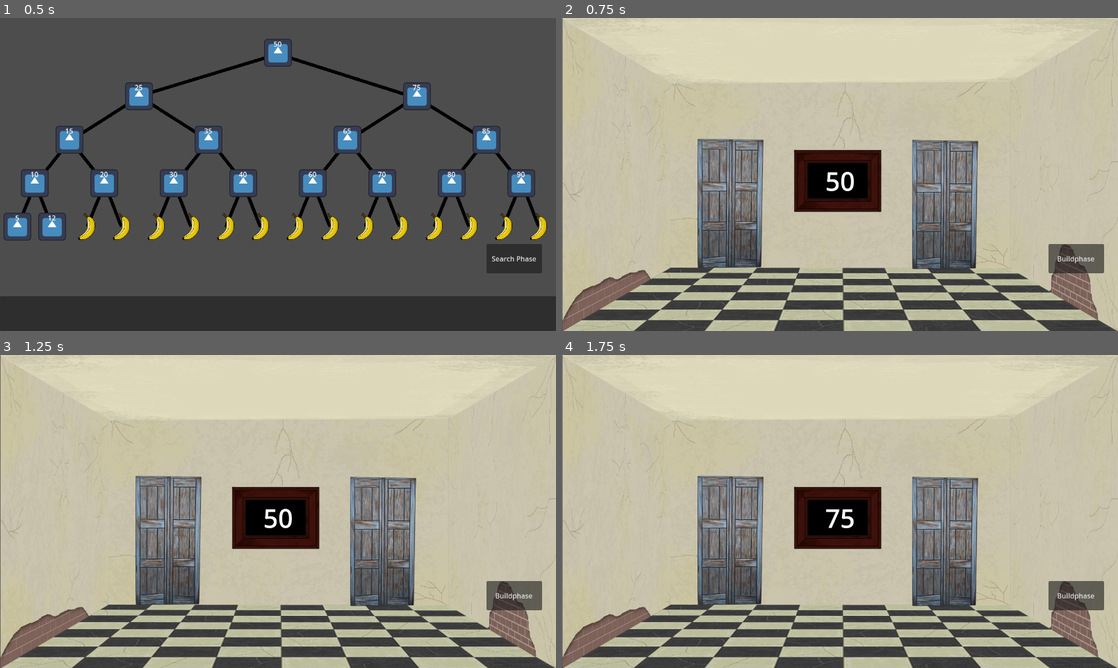
Above: before the commit, frames 1-4 (two rows, left to right).
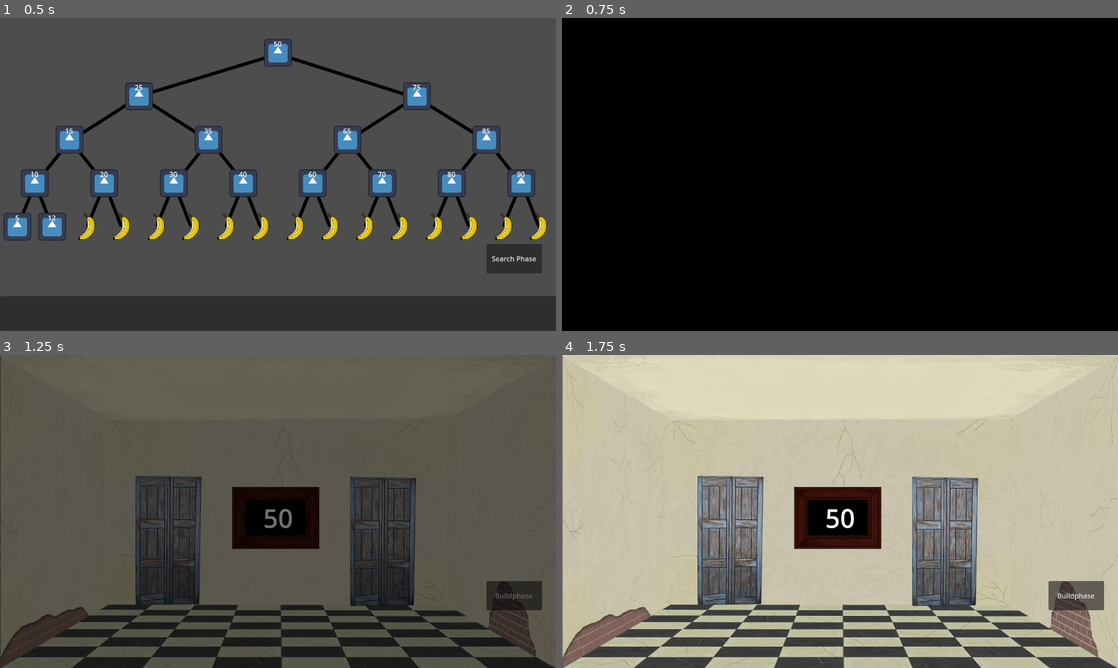
Above: after the commit, the same moments.

Repository: Combativ/AlgoDitTutorial
Game: Godot game, scene res://scenes/main.tscn
Same seed, same stepped clock (60 frames per second), same inputs: the game is played once before the commit and once after it. The engine's default icon, where the game draws it, is replaced by a stand-in: a white triangle on a blue panel in a dark square.
Inputs (mouse positions are in pixels of both pictures, inside the frame that each line leads up to):
- Up to frame 1 (0.5 s): no input
- Up to frame 2 (0.75 s): click "Search Phase" at 0.5 s
- Up to frame 3 (1.25 s): no input
- Up to frame 4 (1.75 s): click (945, 542) at 1.27 s

Frame 1 is identical in both runs. In frame 2, 99% of the frame differs, in the area x 0-100%, y 0-100%; in frame 3, 98%; in frame 4, 0.1%.

Commit message:
transition & randomization
In der Searchphase gibt es nun eine Transition zwischen den Räumen.

Die Raumnummer des destination_room[s] wird random generiert (falls keine fest übergeben wird)

Diff:
--- a/scenes/dialog_system/scripts/dialog_system.gd
+++ b/scenes/dialog_system/scripts/dialog_system.gd
@@ -1,23 +1,22 @@
 extends Node2D
 class_name Dialogsystem
 
-var up: bool 			= false
-var down: bool		 	= false
+var up: bool 				= false
+var down: bool		 		= false
 ##distacne the text_box will travel using slide methods
 @export var distance: int 	= 255
-var counter_up: int 	= self.distance
-var counter_down: int 	= self.distance
+var counter: int 		= self.distance
 ##number of pixels traveled every operation
-@export var speed: int 			= 4
-var location: Mode 		= Mode.NEUTRAL
+@export var speed: int 		= 20
+var location: Mode 			= Mode.NEUTRAL
 
 ##logical switches for animation control
-var working: bool 		= false
-var writing: bool		= false
+var working: bool 			= false
+var writing: bool			= false
 
 ##data for logic of the text_box
-var text: String		= ""
-var index: int			= 0
+var text: String			= ""
+var index: int				= 0
 
 ##status of the position of the text_box
 enum Mode {DOWN, NEUTRAL, UP}
@@ -27,34 +26,35 @@
 func _physics_process(delta: float) -> void:
 	if up && location != Mode.UP:
 		position.y += speed
-		counter_up -= speed
-
+		counter -= speed
 	elif up:
 		up = false
 
-	if counter_up <= 0:
-		counter_up = distance
-		up = !up
+	if up && counter <= 0:
+		counter = distance
+		up = false
 		location += 1
 		working = false
+		#semaphor.post()
 
 	if down && location != Mode.DOWN:
 		position.y -= speed
-		counter_down -= speed
+		counter -= speed
 	elif down:
 		down = false
 
-	if counter_down <= 0:
-		counter_down = distance
-		down = !down
+	if down && counter <= 0:
+		counter = distance
+		down = false
 		location -= 1
 		working = false
+		#semaphor.post()
 
 func _ready() -> void:
-	SignalBus.picture_right_room.connect(slide_down)
-	SignalBus.picture_wrong_room.connect(slide_up)
-
-	SignalBus.picture_right_room.connect(test)
+	#SignalBus.picture_right_room.connect(slide_down)
+	#SignalBus.picture_wrong_room.connect(slide_up)
+	#SignalBus.picture_right_room.connect(test)
+	pass
 
 func _process(delta: float) -> void:
 	if writing:
@@ -62,6 +62,7 @@
 		if self.index == self.text.length()-1:
 			working = false
 			writing = false
+			#semaphor.post()
 
 ####################################################################################################
 
@@ -79,13 +80,13 @@
 
 ##slides up the dialog system
 func slide_up() -> void:
-	await !working
+	#semaphor.wait()
 	working = true
 	self.up = true
 
 ##slides down the dialog system
 func slide_down() -> void:
-	await !working
+	#semaphor.wait()
 	working = true
 	self.down = true
 
@@ -113,7 +114,7 @@
 
 ##writes text in text_box with writing animation
 func write(text: String) -> void:
-	await  !working
+	#semaphor.wait()
 	working = true
 	writing = true
 	clear()
--- a/scenes/main.gd
+++ b/scenes/main.gd
@@ -11,7 +11,7 @@
 	search_phase.get_node("Room")._initialize()
 
 	if(Global.destination_room == null):
-		SearchPhase.create_destination_room()
+		SearchPhase.create_destination_room(true)
 	print("destination_room: ", Global.destination_room.get_number())
 
 	var balanced: bool = Helper.tree_is_balanced(Global.tree_root)
@@ -22,5 +22,6 @@
 	Helper.disable_and_hide_node(search_phase)
 	Helper.enable_and_show_node(build_phase)
 
+
 func get_dialog_system() -> Node2D:
 	return $dialog_system
--- a/scenes/search_phase/scenes/search_phase.tscn
+++ b/scenes/search_phase/scenes/search_phase.tscn
@@ -1,12 +1,14 @@
-[gd_scene load_steps=5 format=3 uid="uid://bqbncjj6167a6"]
+[gd_scene load_steps=6 format=3 uid="uid://bqbncjj6167a6"]
 
 [ext_resource type="Script" path="res://scenes/search_phase/scripts/search_phase.gd" id="1_8hc0f"]
 [ext_resource type="PackedScene" uid="uid://dqlk1wfmnu28x" path="res://scenes/search_phase/scenes/room.tscn" id="1_gbsri"]
 [ext_resource type="Script" path="res://scenes/search_phase/scripts/CONTROLLER_SEARCHPHASE.gd" id="1_mf2pv"]
 [ext_resource type="Texture2D" uid="uid://dbdiswrgslihs" path="res://scenes/search_phase/art/Picture_v01.png" id="2_2aq4u"]
+[ext_resource type="Script" path="res://scenes/search_phase/scripts/transition_wall.gd" id="5_5ya5i"]
 
 [node name="Searchphase" type="Node2D"]
 script = ExtResource("1_8hc0f")
+transition_time = 1.0
 
 [node name="Controller" type="Control" parent="."]
 layout_mode = 3
@@ -26,4 +28,11 @@
 offset_bottom = 587.0
 text = "Buildphase"
 
+[node name="TransitionWall" type="ColorRect" parent="."]
+visible = false
+offset_right = 1301.0
+offset_bottom = 737.0
+color = Color(0, 0, 0, 1)
+script = ExtResource("5_5ya5i")
+
 [connection signal="pressed" from="SwitchPhase" to="." method="_on_switch_phase_button_pressed"]
--- a/scenes/search_phase/scripts/room.gd
+++ b/scenes/search_phase/scripts/room.gd
@@ -31,7 +31,8 @@
 func move_to_room(node: SnapTargetNode) -> void:
 	self.room_node = node
 	Global.path_tracker.append(self.room_node)
-	#print(Global.path_tracker)
+	$"../".transition($"..".transition_time)
+	await $"../TransitionWall".transition_show_up_done
 	update()
 
 
--- a/scenes/search_phase/scripts/search_phase.gd
+++ b/scenes/search_phase/scripts/search_phase.gd
@@ -2,6 +2,8 @@
 class_name SearchPhase
 
 @onready var main = $".."
+@export var transition_time: float
+
 
 # Called when the node enters the scene tree for the first time.
 func _ready() -> void:
@@ -24,13 +26,22 @@
 
 ##sets the variable destination_room to one of the rooms with the highest depth in the tree
 ##or null if the tree is empty
-static func create_destination_room() -> void:
+##if random_destination_room_generating is true the chosen room is random (room belongs to
+static func create_destination_room(random_destination_room_generating: bool) -> void:
 	var room: SnapTargetNode = Global.tree_root
 	if(room != null):
 		var running: bool = true
 		while (running):
 			if(room.get_height(room.get_left_child_node()) < room.get_height(room.get_right_child_node())):
 				room = room.get_right_child_node()
+			#chooses path random if depth equals
+			elif (random_destination_room_generating && (room.get_height(room.get_left_child_node()) == room.get_height(room.get_right_child_node()))):
+				var rnd = RandomNumberGenerator.new()
+				var switch = rnd.randi_range(0,1)
+				if switch == 0:
+					room = room.get_right_child_node()
+				else:
+					room = room.get_left_child_node()
 			else:
 				room = room.get_left_child_node()
 			#stops while-loop when the deepest room is reached
@@ -41,7 +52,7 @@
 		Global.destination_room = null
 
 ##blocks every single button of this phase (incl. switch_phase button)
-func block() -> void:
+func lock() -> void:
 	$Room.block()
 	$SwitchPhase.disabled = true
 
@@ -49,3 +60,7 @@
 func release() -> void:
 	$Room.release()
 	$SwitchPhase.disabled = false
+
+##makes the screen black for almost the time transferred
+func transition(seconds: float) -> void:
+	$TransitionWall.transition(seconds)
--- /dev/null
+++ b/scenes/search_phase/scripts/transition_wall.gd
@@ -0,0 +1,69 @@
+extends ColorRect
+class_name Transition
+
+##emits when transition animation is done
+signal transition_show_up_done
+signal transition_hide_back_done
+
+
+var b: bool = true
+var sig: bool = true
+
+####################################################################################################
+# Called when the node enters the scene tree for the first time.
+func _ready() -> void:
+	#modulate.a = 0
+	pass
+
+
+# Called every frame. 'delta' is the elapsed time since the previous frame.
+func _process(delta: float) -> void:
+	if b && sig:
+		add_transparency()
+	elif (!b) && sig:
+		sub_transparency()
+
+####################################################################################################
+
+
+##makes rectangle transparent
+func add_transparency():
+	if self.modulate.a > 0:
+		self.modulate.a -= 0.03
+		return true
+	else:
+		self.sig = false
+		b = !b
+		transition_hide_back_done.emit()
+
+
+
+##makes rectangle visible
+func sub_transparency():
+	if self.modulate.a < 1:
+		self.modulate.a += 0.03
+		return false
+	else:
+		self.sig = false
+		b = !b
+		transition_show_up_done.emit()
+
+
+##creates a transition that lasts almost the transferred time in seconds
+func transition(seconds: float) -> void:
+	transition_show_up()
+	await transition_show_up_done
+	await get_tree().create_timer(seconds).timeout
+	transition_hide_back()
+
+
+func transition_show_up() -> void:
+	self.show()
+	b = false
+	sig = true
+
+func transition_hide_back() -> void:
+	b = true
+	sig = true
+	await transition_hide_back_done
+	self.hide()
